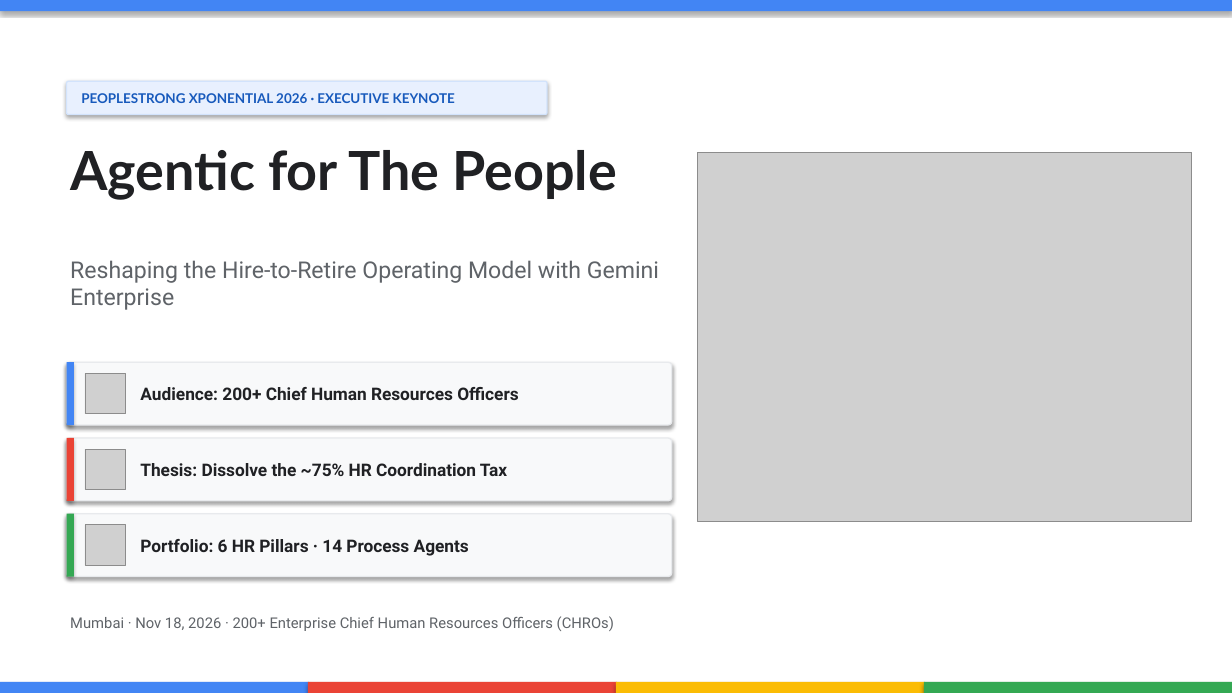
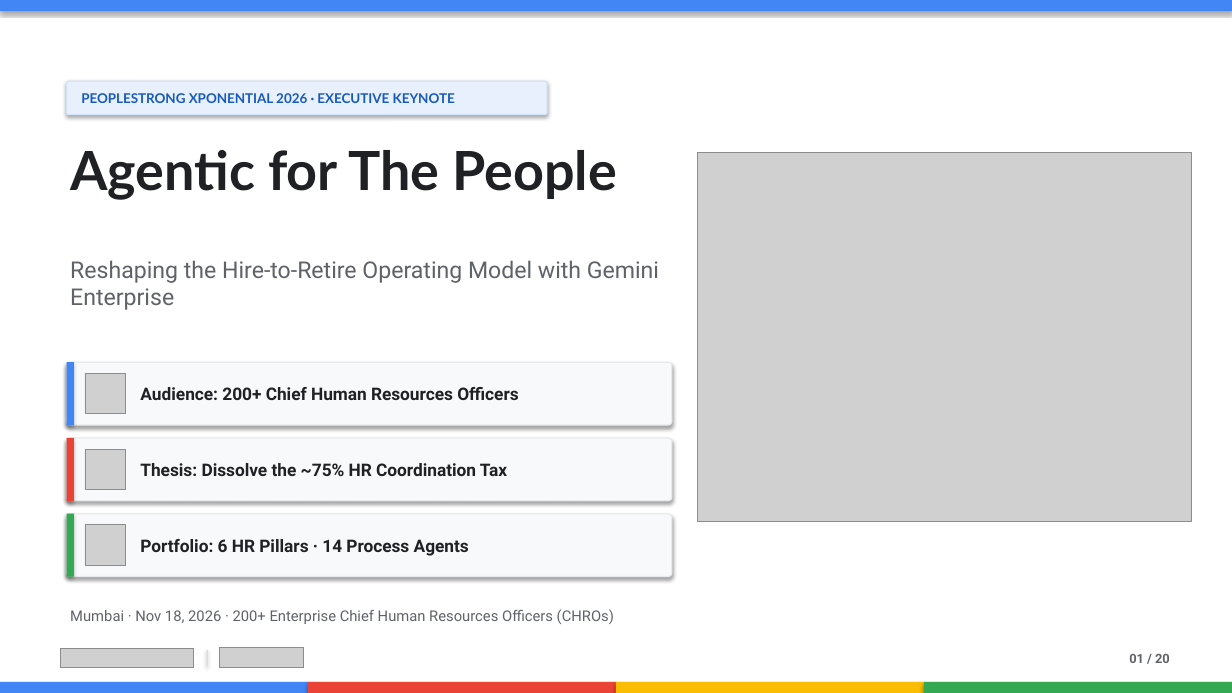
Before and after one commit to zuhaibp656/CHRO-Agentic-Transformation, a slide deck: slide 1 of CHRO_Agentic_Transformation_Keynote.pptx. Drawn at 1232x693 pixels with LibreOffice and Linux fonts; fonts in the diff are those of the drawing; grey boxes stand for pictures; background and template pictures are left out. Boxes give left, top, right and bottom in pixels: in the first picture for what was removed or moved away, otherwise in the second. Text is boxed around its words. In the diff, an @@ line names an element or a change of style, - is before the commit and + after.

```diff
--- a/CHRO_Agentic_Transformation_Keynote.pptx
+++ b/CHRO_Agentic_Transformation_Keynote.pptx
@@ rectangle removed at (0, 0, 1232, 693) @@
@@ text "Mumbai · Nov 18, 2026 ...": place and size @@
-text "Mumbai · Nov 18, 2026 ..." at (70, 616, 614, 631)
+text "Mumbai · Nov 18, 2026 ..." at (70, 609, 614, 624)
@@ picture added at (60, 648, 194, 667) @@
@@ rectangle added at (207, 650, 208, 666), fill #DADCE0 @@
@@ picture added at (220, 647, 304, 667) @@
@@ text added at (1129, 654, 1170, 663), 10 pt, text #5F6368, bold @@
+01 / 20
```
Also in this commit, not shown: 19 other slides changed, 11 other files.
